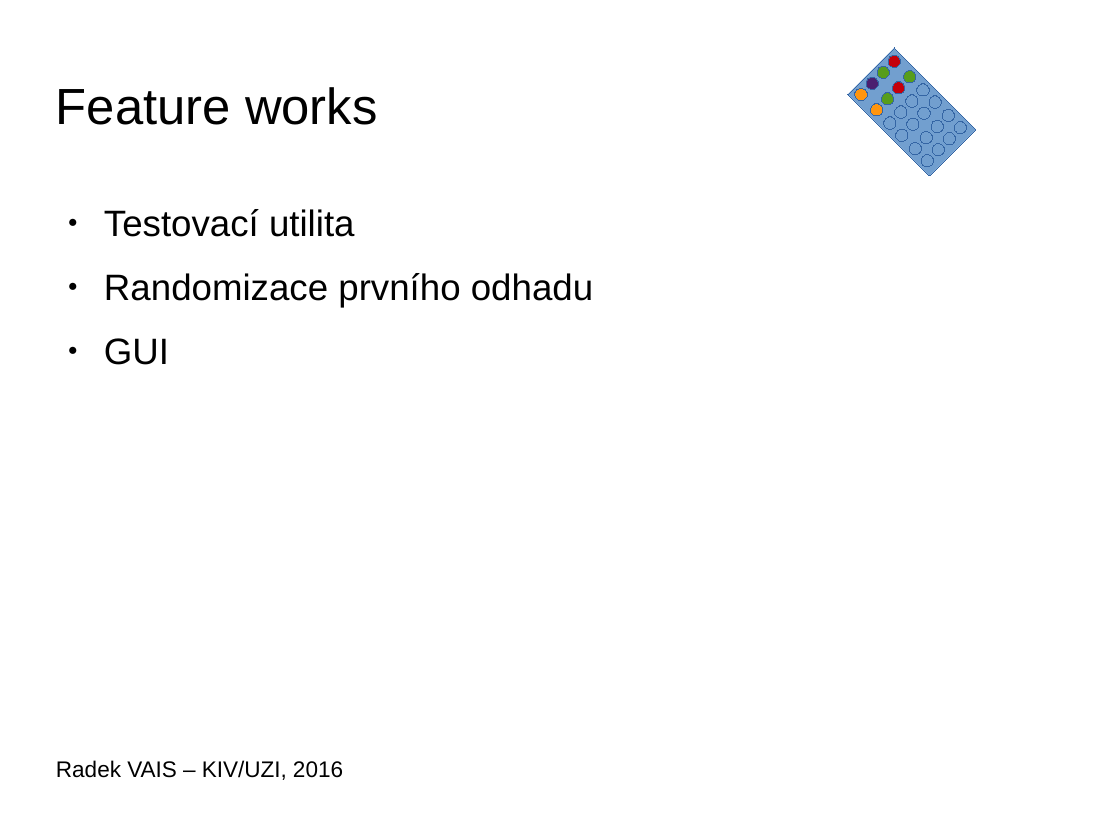
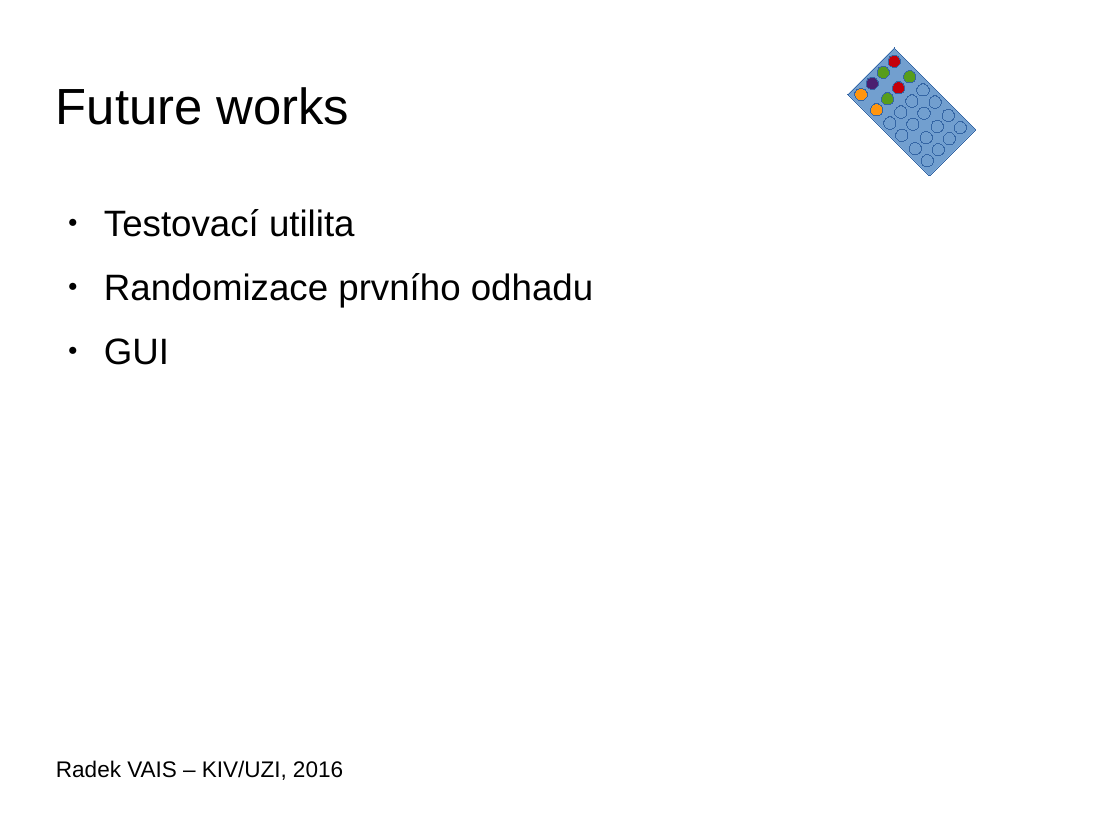
Before and after one commit to vairad/zcu-uzi, a slide deck: slide 12 of program2/doc/prezentace_programu.odp (slide 11 before the commit). Drawn at 1120x840 pixels with LibreOffice and Linux fonts; fonts in the diff are those of the drawing; background and template pictures are left out. Boxes give left, top, right and bottom in pixels: in the first picture for what was removed or moved away, otherwise in the second. Text is boxed around its words. In the diff, an @@ line names an element or a change of style, - is before the commit and + after.

```diff
--- a/program2/doc/prezentace_programu.odp
+++ b/program2/doc/prezentace_programu.odp
@@ title at box(56, 87, 350, 125): text changed @@
-Feature works
+Future works
```
Also in this commit, not shown: 4 other slides changed, 1 slide added, 2 other files.
